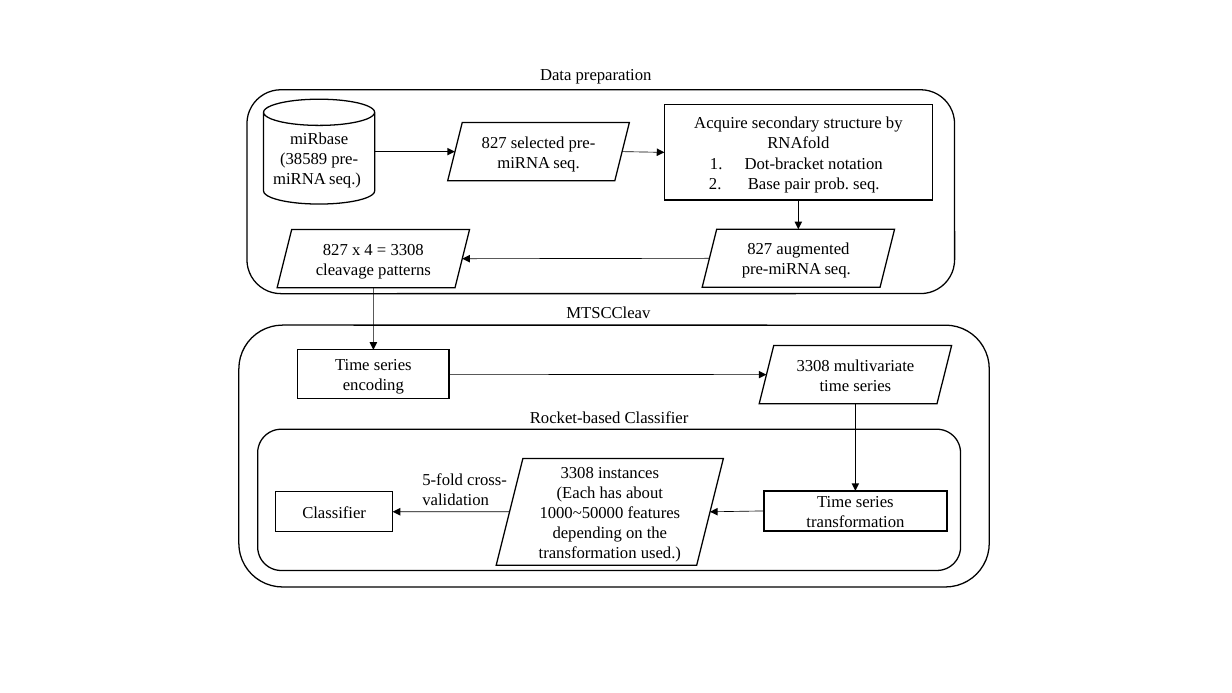
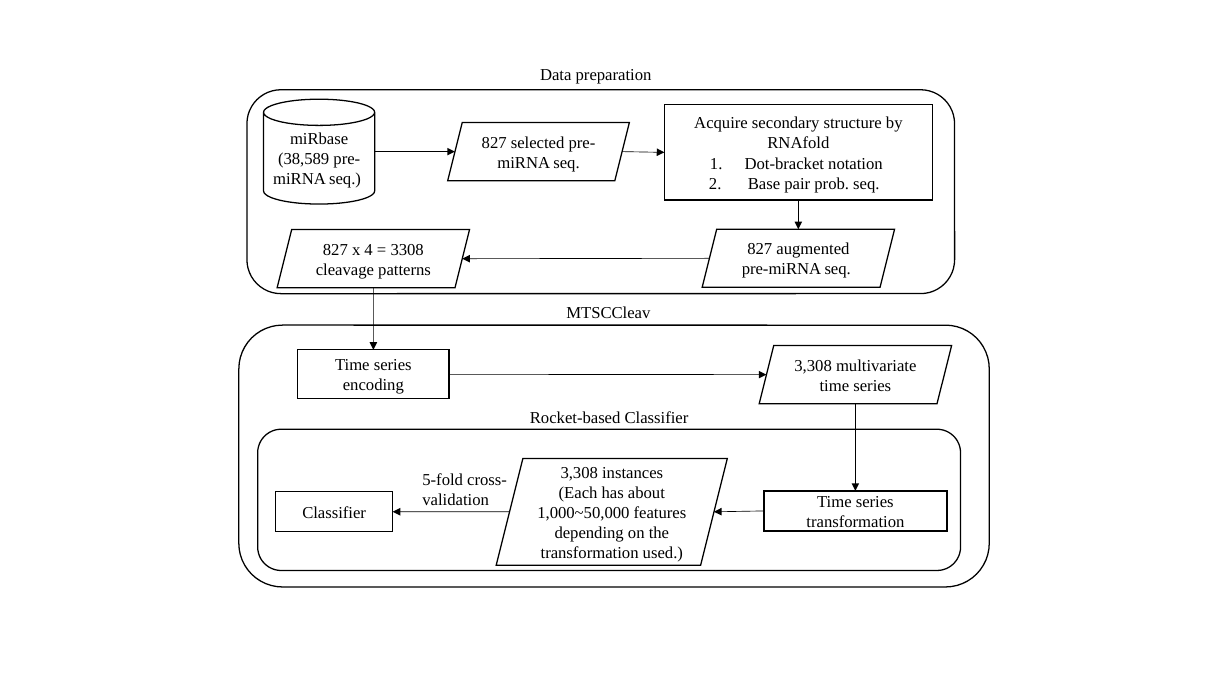
Before and after one commit to cyuab/time-series-classification-cleavage, a slide deck: slide 1 of figures/pipeline.pptx. Drawn at 1232x693 pixels with LibreOffice and Linux fonts; fonts in the diff are those of the drawing. Boxes give left, top, right and bottom in pixels: in the first picture for what was removed or moved away, otherwise in the second. Text is boxed around its words. In the diff, an @@ line names an element or a change of style, - is before the commit and + after.

```diff
--- a/figures/pipeline.pptx
+++ b/figures/pipeline.pptx
@@ text in cylinder at (273,152,361,188): text changed @@
-(38589 pre-miRNA seq.)
+(38,589 pre-miRNA seq.)
@@ text in parallelogram at (794,359,916,391): text changed @@
-3308 multivariate time series
+3,308 multivariate time series
@@ text in parallelogram at (537,467,687,561): text changed @@
-3308 instances
-(Each has about 1000~50000 features depending on the transformation used.)
+3,308 instances
+(Each has about 1,000~50,000 features depending on the transformation used.)
@@ arrow moved from (764, 511) - (710, 512) to (764, 511) - (714, 512) @@
```
Also in this commit, not shown: 9 other files.
